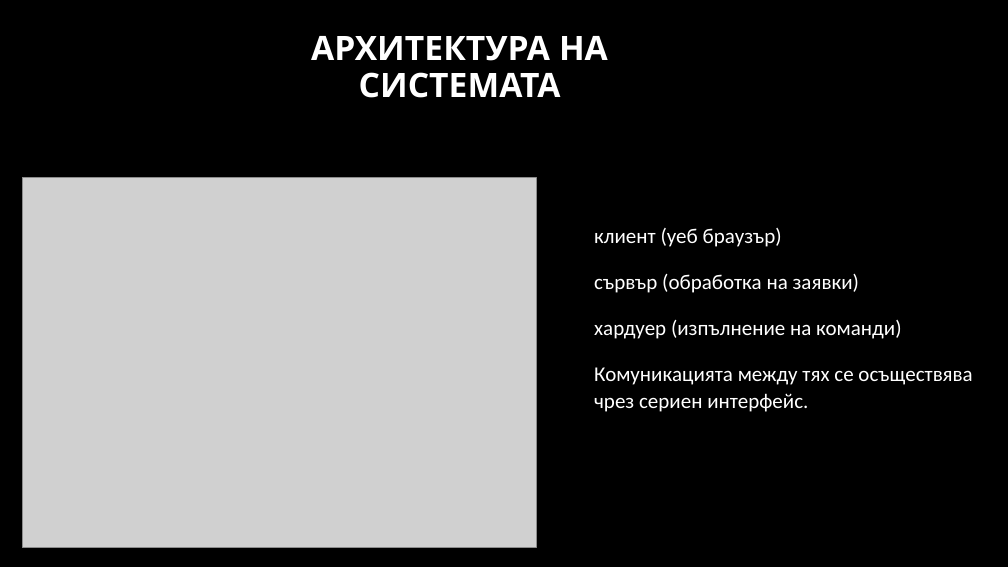
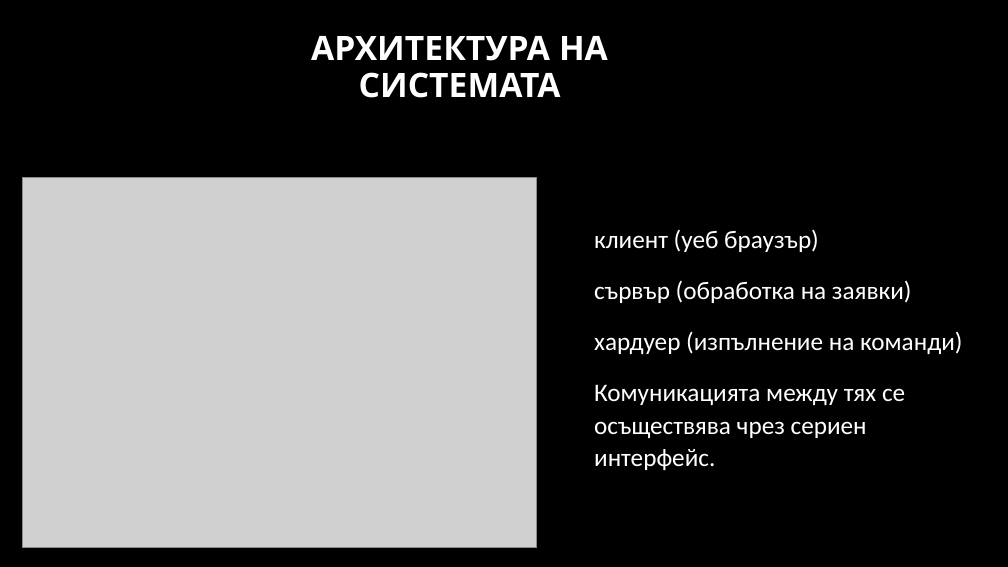
Before and after one commit to pgee-dzi2024/ThemeSP_2603, a slide deck: slide 5 of DR/Защита.pptx. Drawn at 1008x567 pixels with LibreOffice and Linux fonts; fonts in the diff are those of the drawing; grey boxes stand for pictures; background and template pictures are left out. Boxes give left, top, right and bottom in pixels: in the first picture for what was removed or moved away, otherwise in the second. Text is boxed around its words. In the diff, an @@ line names an element or a change of style, - is before the commit and + after.

```diff
--- a/DR/Защита.pptx
+++ b/DR/Защита.pptx
@@ text "клиент (уеб браузър)" at box(594, 229, 963, 470): size 20 to 24 pt @@
```
Also in this commit, not shown: 4 other slides changed.
